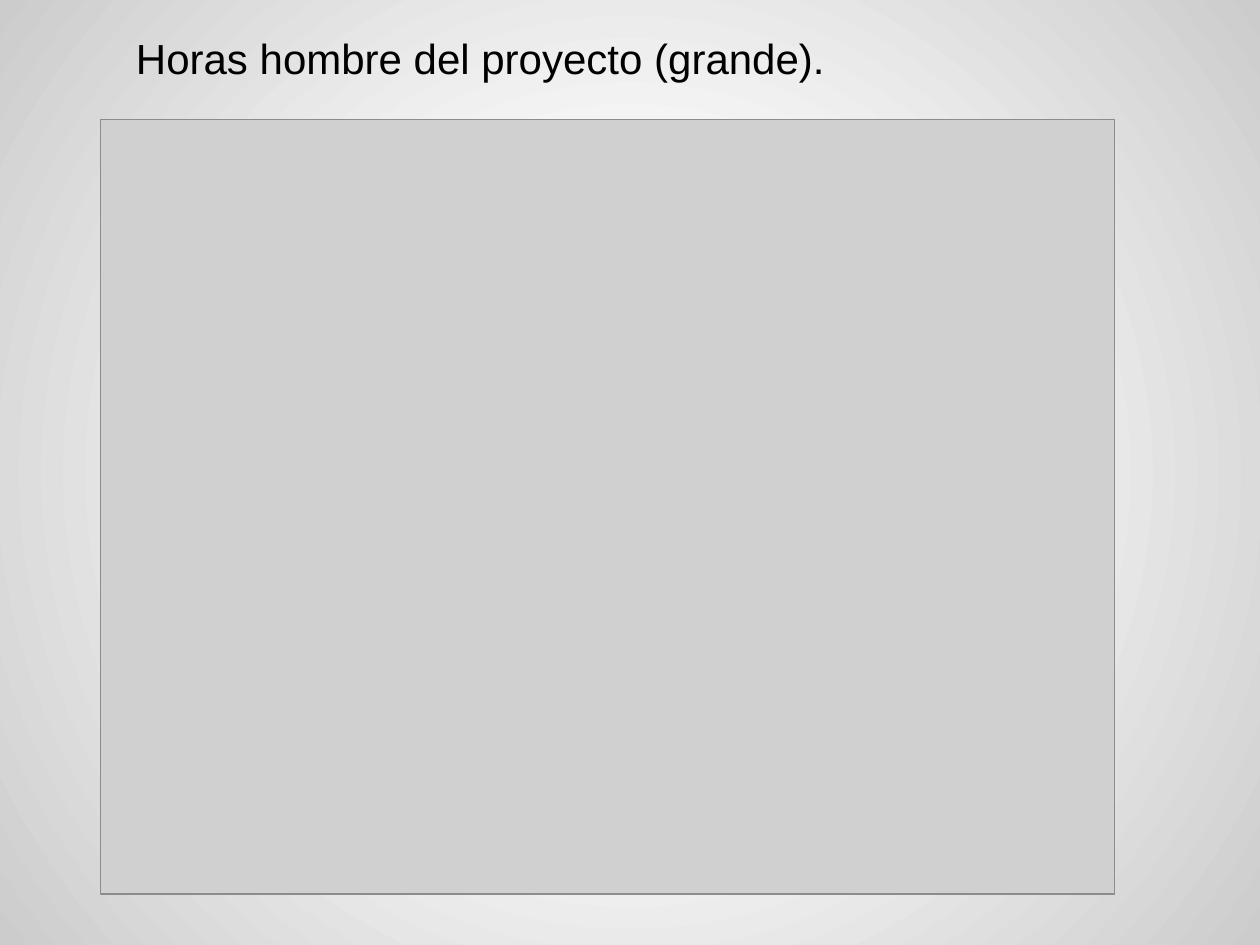
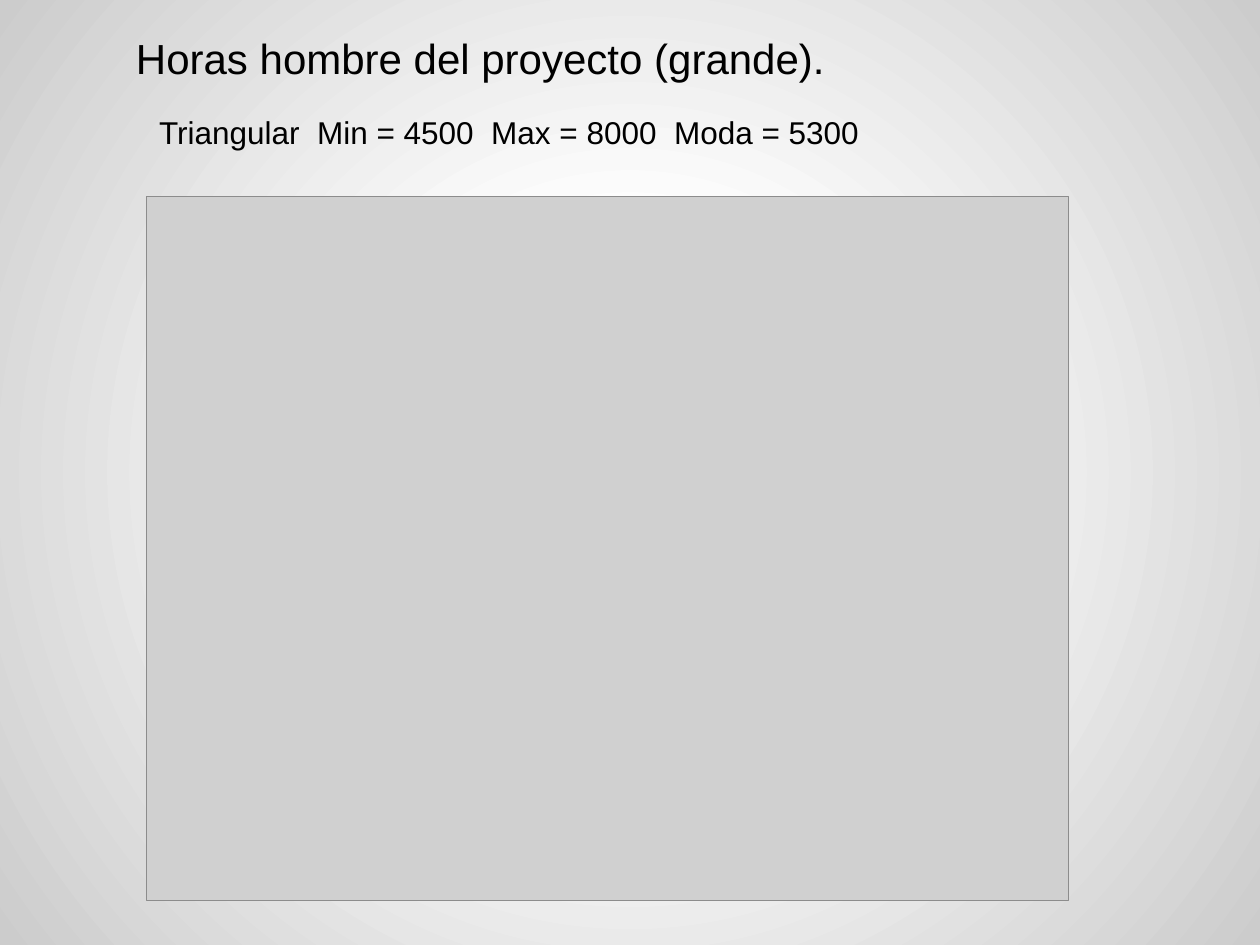
Before and after one commit to acrespo/Simulaciones, a slide deck: slide 16 of presentacion.pptx. Drawn at 1260x945 pixels with LibreOffice and Linux fonts; fonts in the diff are those of the drawing; grey boxes stand for pictures. Boxes give left, top, right and bottom in pixels: in the first picture for what was removed or moved away, otherwise in the second. Text is boxed around its words. In the diff, an @@ line names an element or a change of style, - is before the commit and + after.

```diff
--- a/presentacion.pptx
+++ b/presentacion.pptx
@@ text added at (159,121,859,150), 18 pt, text #000000 @@
+Triangular Min = 4500 Max = 8000 Moda = 5300
@@ picture: place and size @@
-picture at (101,120,1115,895)
+picture at (146,197,1068,901)
```
Also in this commit, not shown: 12 other slides changed.
